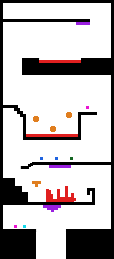
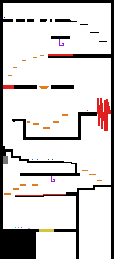
Layers edited between the first and the second 114×259 image:
added layer "Level 4 correto" above "Level 4" over [3, 17, 111, 259]
hid "Level 4", opacity 100% → 45% over [3, 17, 111, 259]
